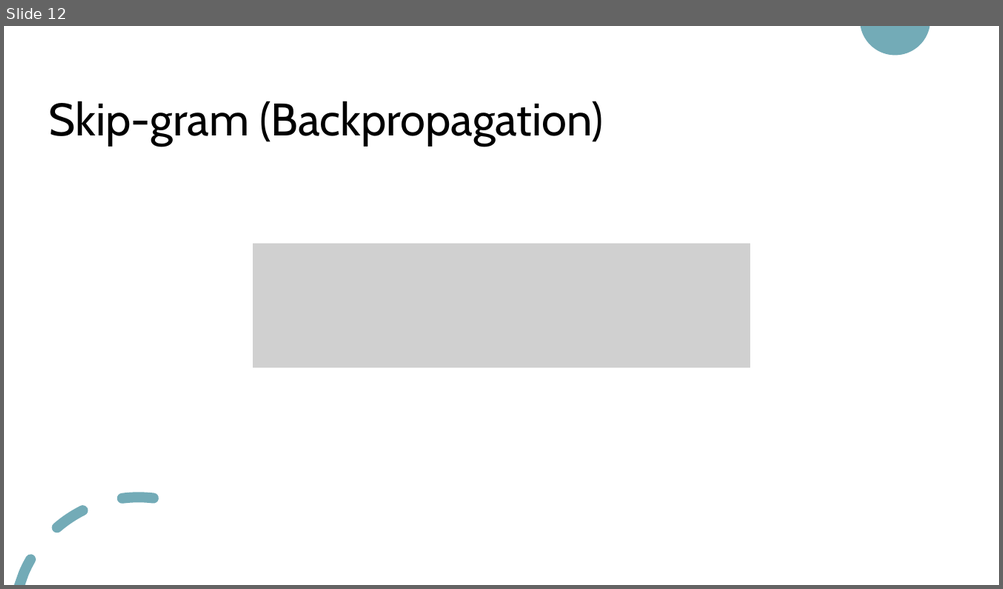
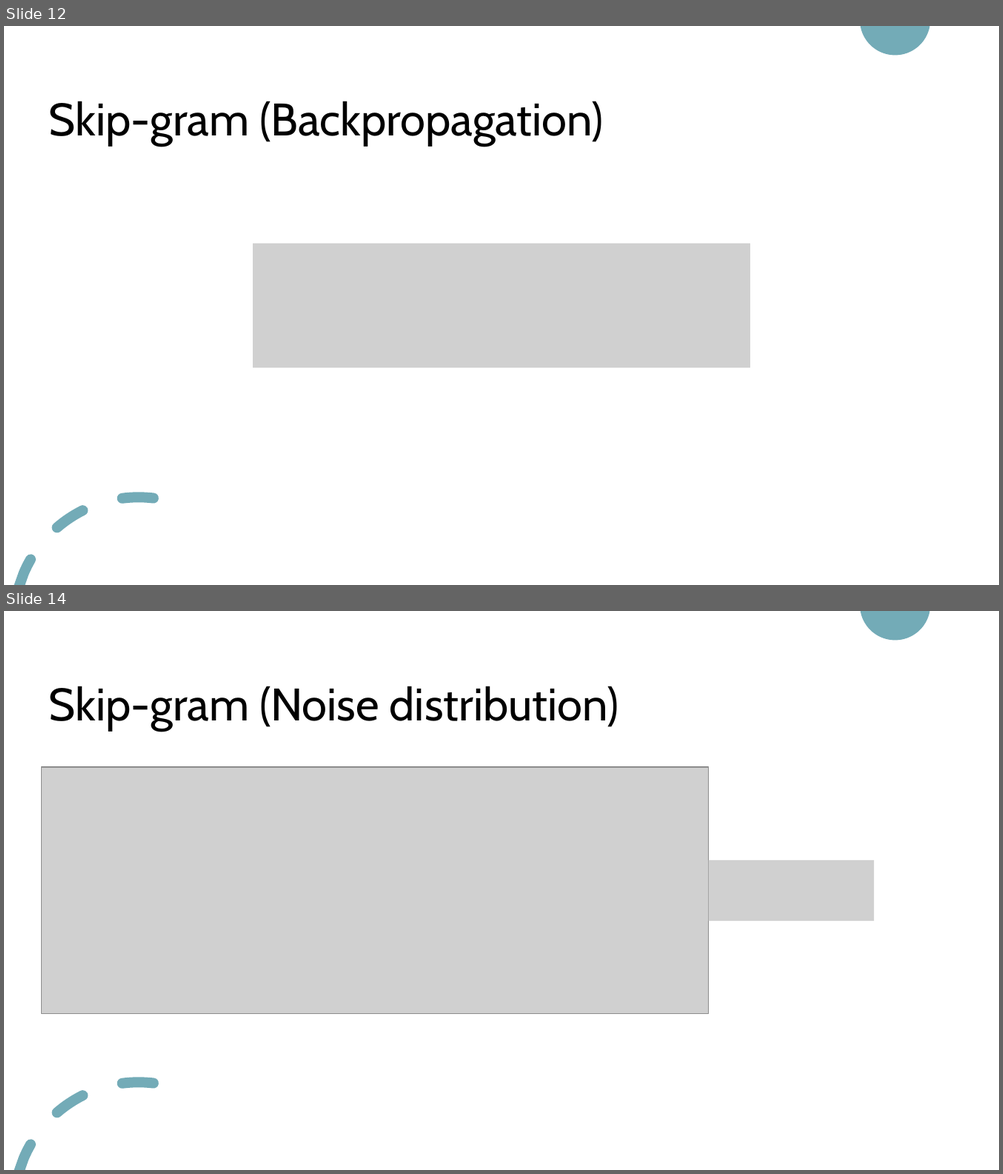
Before and after one commit to nguyenduyhanlam/NLP_Mid, a slide deck: Word representation.pptx. Shown one above the other, each under a label of ours: slide 12 before the commit, slides 12 and 14 after it; the slides between them are not shown. The pictures are 1003x589 and 1003x1174 pixels, drawn with LibreOffice and Linux fonts; fonts in the diff are those of the drawing; grey boxes stand for pictures. Boxes give left, top, right and bottom in pixels: in the first picture for what was removed or moved away, otherwise in the second. Text is boxed around its words. In the diff, an @@ line names an element or a change of style, - is before the commit and + after.

```diff
--- a/Word representation.pptx
+++ b/Word representation.pptx
@@ slide 14 added at (x1=4, y1=611, x2=999, y2=1170), background #FFFFFF; not listed: 2 template elements that a slide beside it also shows @@
@@ title added at (x1=49, y1=686, x2=618, y2=731), 44 pt, text #000000 @@
+Skip-gram (Noise distribution)
@@ picture added at (x1=41, y1=767, x2=708, y2=1014) @@
@@ picture added at (x1=708, y1=860, x2=874, y2=921) @@
```
Also in this commit, not shown: 1 slide changed, 27 other slides added.
